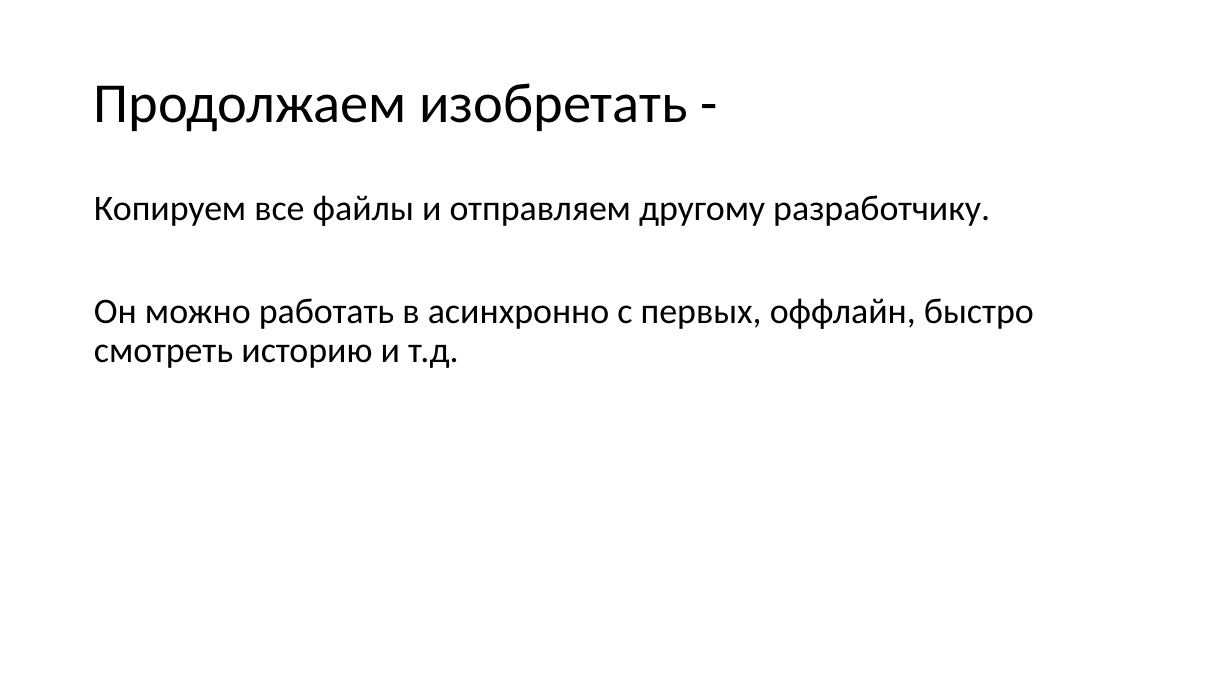
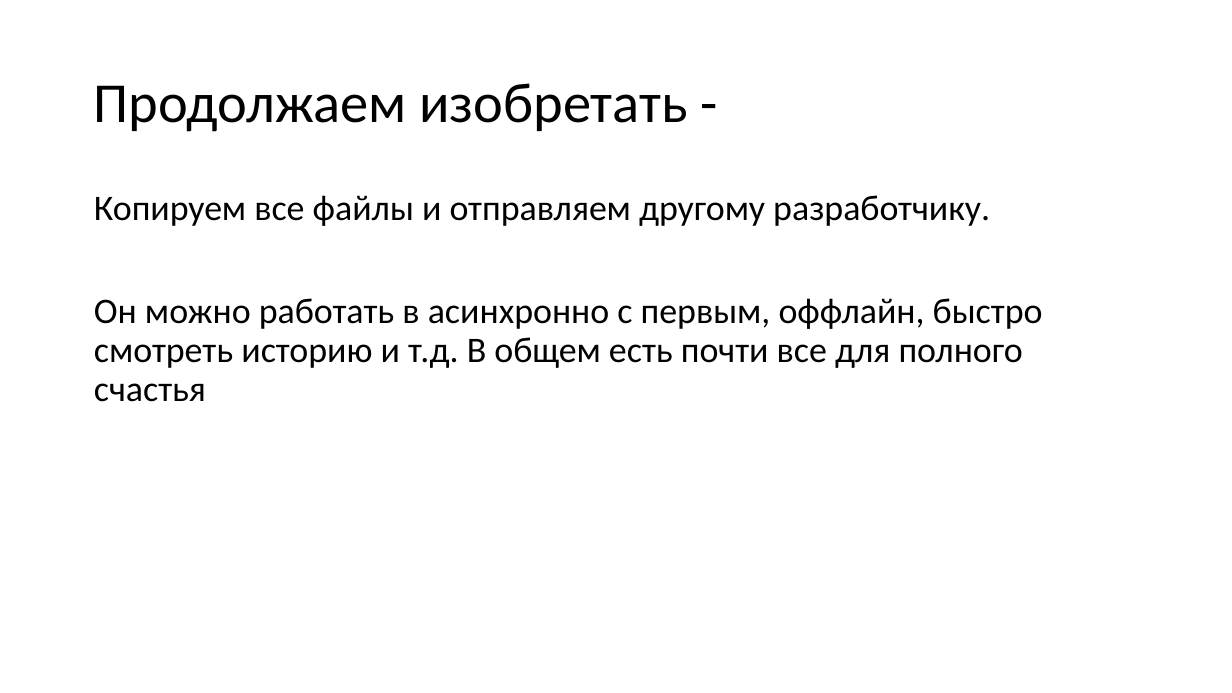
Before and after one commit to dzmitry-varabei/front-end-course, a slide deck: slide 39 of git-commit-code-review/Presentation1.pptx (slide 36 before the commit). Drawn at 1232x693 pixels with LibreOffice and Linux fonts; fonts in the diff are those of the drawing. Boxes give left, top, right and bottom in pixels: in the first picture for what was removed or moved away, otherwise in the second. Text is boxed around its words. In the diff, an @@ line names an element or a change of style, - is before the commit and + after.

```diff
--- a/git-commit-code-review/Presentation1.pptx
+++ b/git-commit-code-review/Presentation1.pptx
@@ text at (94,298,1043,402): text changed @@
-Он можно работать в асинхронно с первых, оффлайн, быстро смотреть историю и т.д.
+Он можно работать в асинхронно с первым, оффлайн, быстро смотреть историю и т.д. В общем есть почти все для полного счастья
```
Also in this commit, not shown: 11 other slides changed, 10 slides added, 5 slides removed, 3 other files.
